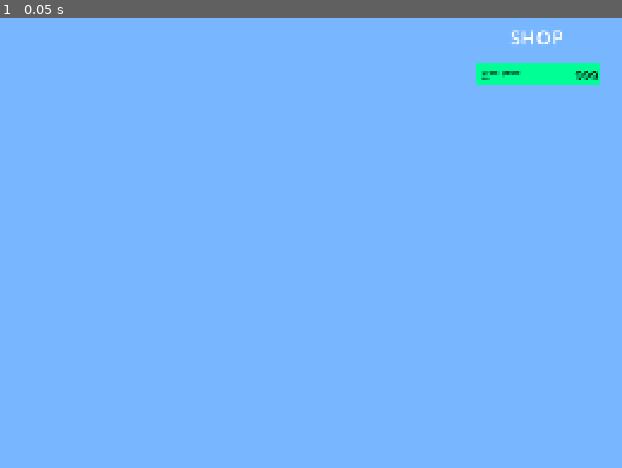
Above: before the commit, frame 1.
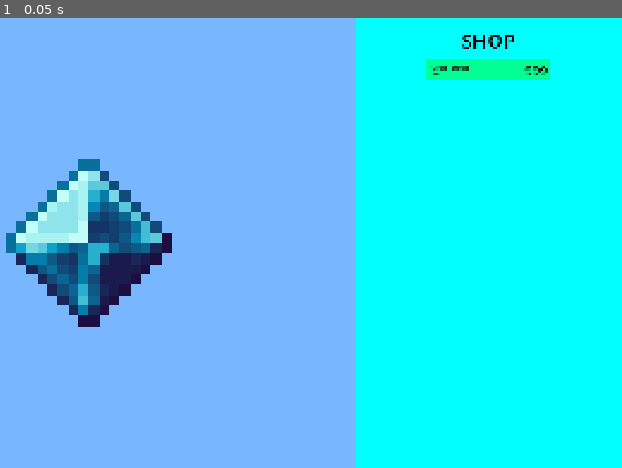
Above: after the commit, the same moment.

Repository: kyteidev/diamond-clicker-ultimate
Game: Godot game, scene res://scenes/game.tscn
The game is run twice, just before and just after one commit, with the same random seed, the same clock (stepped at 60 frames per second) and the same inputs.
Inputs:
- Up to frame 1 (0.05 s): no input

The runs differ from the first frame. In frame 1, 48% of the frame differs, in the area x 0-100%, y 0-100%.

Commit message:
add basic game layout

Diff:
--- a/project.godot
+++ b/project.godot
@@ -37,6 +37,7 @@
 
 [rendering]
 
+textures/canvas_textures/default_texture_filter=0
 rendering_device/driver.windows="d3d12"
 renderer/rendering_method="gl_compatibility"
 renderer/rendering_method.mobile="gl_compatibility"
--- a/scenes/game.tscn
+++ b/scenes/game.tscn
@@ -1,9 +1,11 @@
 [gd_scene format=3 uid="uid://dqsycxv6cyyyo"]
 
 [ext_resource type="PackedScene" uid="uid://c10oj80antevi" path="res://scenes/shop_item.tscn" id="1_uwrxv"]
+[ext_resource type="Texture2D" uid="uid://day72o4fs8s57" path="res://assets/sprites/gem_sapphire_large.png" id="1_yqjtg"]
 
 [sub_resource type="LabelSettings" id="LabelSettings_nxcxh"]
 font_size = 48
+font_color = Color(0, 0, 0, 1)
 
 [node name="Game" type="CanvasLayer" unique_id=333142311]
 
@@ -15,36 +17,69 @@
 grow_vertical = 2
 color = Color(0.47058824, 0.7176471, 1, 1)
 
-[node name="ShopScrollContainer" type="ScrollContainer" parent="." unique_id=1652265594]
-anchors_preset = 6
-anchor_left = 1.0
+[node name="GamePanel" type="ColorRect" parent="." unique_id=1264332390]
+anchors_preset = 15
+anchor_right = 1.0
+anchor_bottom = 1.0
+offset_right = -640.0
+grow_horizontal = 2
+grow_vertical = 2
+color = Color(0.47058824, 0.7176471, 1, 1)
+
+[node name="Diamond" type="TextureRect" parent="GamePanel" unique_id=1615471962]
+layout_mode = 1
+anchors_preset = 8
+anchor_left = 0.5
 anchor_top = 0.5
+anchor_right = 0.5
+anchor_bottom = 0.5
+offset_left = -200.0
+offset_top = -200.0
+offset_right = 200.0
+offset_bottom = 200.0
+grow_horizontal = 2
+grow_vertical = 2
+texture = ExtResource("1_yqjtg")
+
+[node name="ShopPanel" type="ColorRect" parent="." unique_id=1422886080]
+anchors_preset = 15
 anchor_right = 1.0
-anchor_bottom = 0.5
-offset_left = -374.0
-offset_top = -428.0
-offset_right = -24.0
-offset_bottom = -180.0
-grow_horizontal = 0
+anchor_bottom = 1.0
+offset_left = 1280.0
+grow_horizontal = 2
 grow_vertical = 2
+color = Color(0, 1, 1, 1)
 
-[node name="ShopContainer" type="VBoxContainer" parent="ShopScrollContainer" unique_id=909014674]
+[node name="ShopScrollContainer" type="ScrollContainer" parent="ShopPanel" unique_id=1652265594]
+clip_contents = false
+layout_mode = 1
+anchors_preset = 5
+anchor_left = 0.5
+anchor_right = 0.5
+offset_left = -280.0
+offset_top = 100.0
+offset_right = 280.0
+offset_bottom = 1000.0
+grow_horizontal = 2
+
+[node name="ShopContainer" type="VBoxContainer" parent="ShopPanel/ShopScrollContainer" unique_id=909014674]
 layout_mode = 2
 size_flags_horizontal = 3
 alignment = 1
 
-[node name="ShopItem1" parent="ShopScrollContainer/ShopContainer" unique_id=1439018708 instance=ExtResource("1_uwrxv")]
+[node name="ShopItem1" parent="ShopPanel/ShopScrollContainer/ShopContainer" unique_id=1439018708 instance=ExtResource("1_uwrxv")]
 layout_mode = 2
 
-[node name="ShopTitle" type="Label" parent="." unique_id=1381283424]
-anchors_preset = 1
-anchor_left = 1.0
-anchor_right = 1.0
-offset_left = -269.0
-offset_top = 13.0
-offset_right = -139.0
-offset_bottom = 80.0
-grow_horizontal = 0
+[node name="ShopTitle" type="Label" parent="ShopPanel" unique_id=1381283424]
+layout_mode = 1
+anchors_preset = 5
+anchor_left = 0.5
+anchor_right = 0.5
+offset_left = -65.0
+offset_top = 20.0
+offset_right = 65.0
+offset_bottom = 87.0
+grow_horizontal = 2
 text = "SHOP"
 label_settings = SubResource("LabelSettings_nxcxh")
 horizontal_alignment = 1
--- a/scenes/shop_item.tscn
+++ b/scenes/shop_item.tscn
@@ -15,6 +15,8 @@
 
 [node name="ShopItem" type="ColorRect" unique_id=1439018708]
 custom_minimum_size = Vector2(300, 50)
+offset_right = 300.0
+offset_bottom = 50.0
 pivot_offset = Vector2(150, 25)
 size_flags_horizontal = 4
 color = Color(0, 1, 0.58431375, 1)
Binary file added: assets/sprites/gem_sapphire_large.png
Not shown, added: assets/sprites/gem_sapphire_large.png.import
